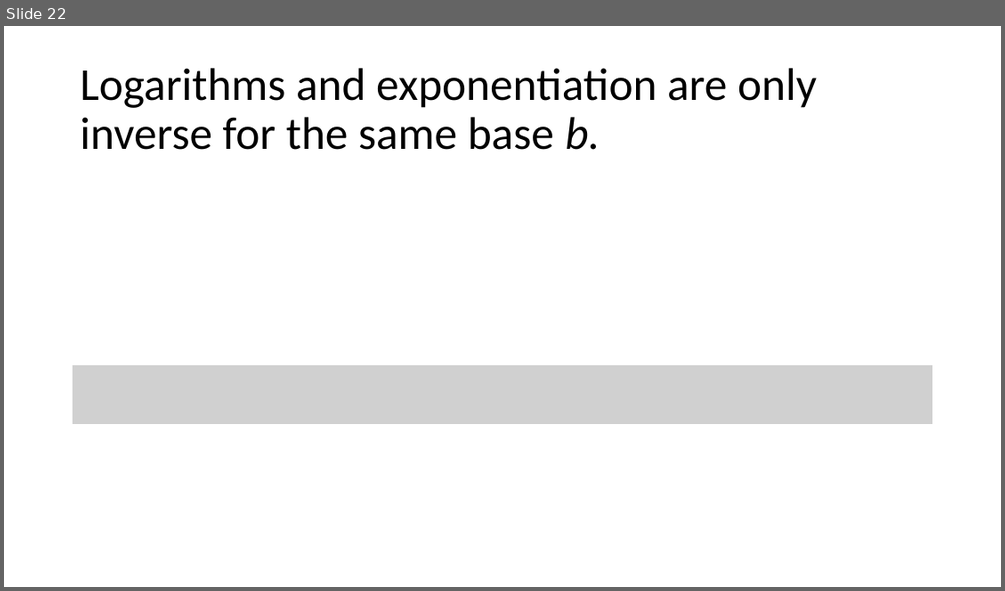
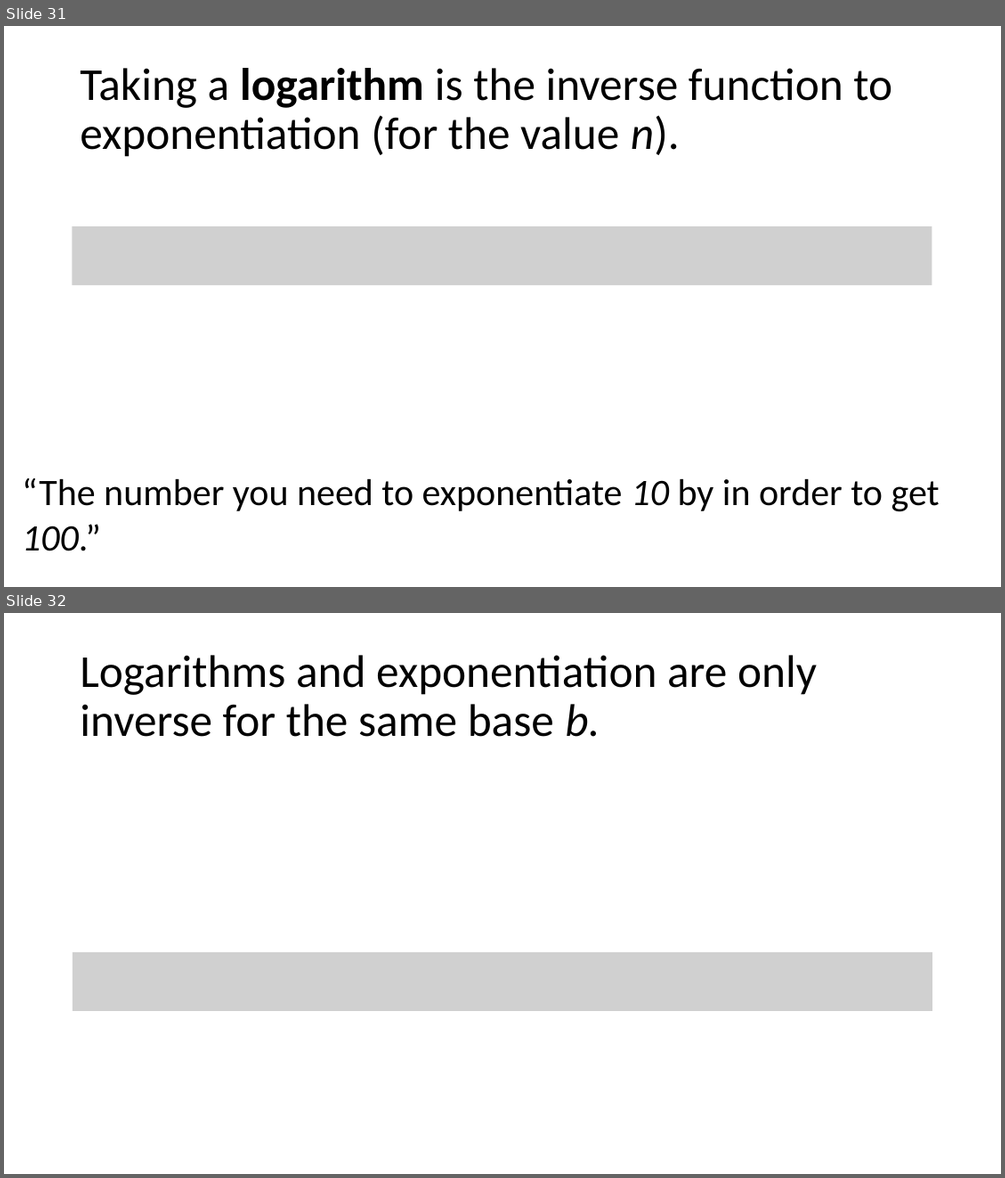
Before and after one commit to bertozzivill/infx572_winter17, a slide deck: module_10/part_2/deck_1.pptx. Shown one above the other, each under a label of ours: slide 22 before the commit, slides 31 and 32 after it. The pictures are 1005x591 and 1005x1178 pixels, drawn with LibreOffice and Linux fonts; fonts in the diff are those of the drawing; grey boxes stand for pictures. Boxes give left, top, right and bottom in pixels: in the first picture for what was removed or moved away, otherwise in the second. Text is boxed around its words. In the diff, an @@ line names an element or a change of style, - is before the commit and + after.

```diff
--- a/module_10/part_2/deck_1.pptx
+++ b/module_10/part_2/deck_1.pptx
@@ slide 31 added at (4,26,1001,587), background #FFFFFF @@
@@ title added at (80,68,892,157), 44 pt, text #000000 @@
+Taking a logarithm is the inverse function to exponentiation (for the value n).
@@ picture added at (72,226,932,285) @@
@@ text added at (22,478,939,551), 36 pt, text #000000 @@
+“The number you need to exponentiate 10 by in order to get 100.”
@@ what was slide 22 is now slide 32 @@
```
Also in this commit, not shown: 4 slides changed, 9 other slides added, 3 other files.
